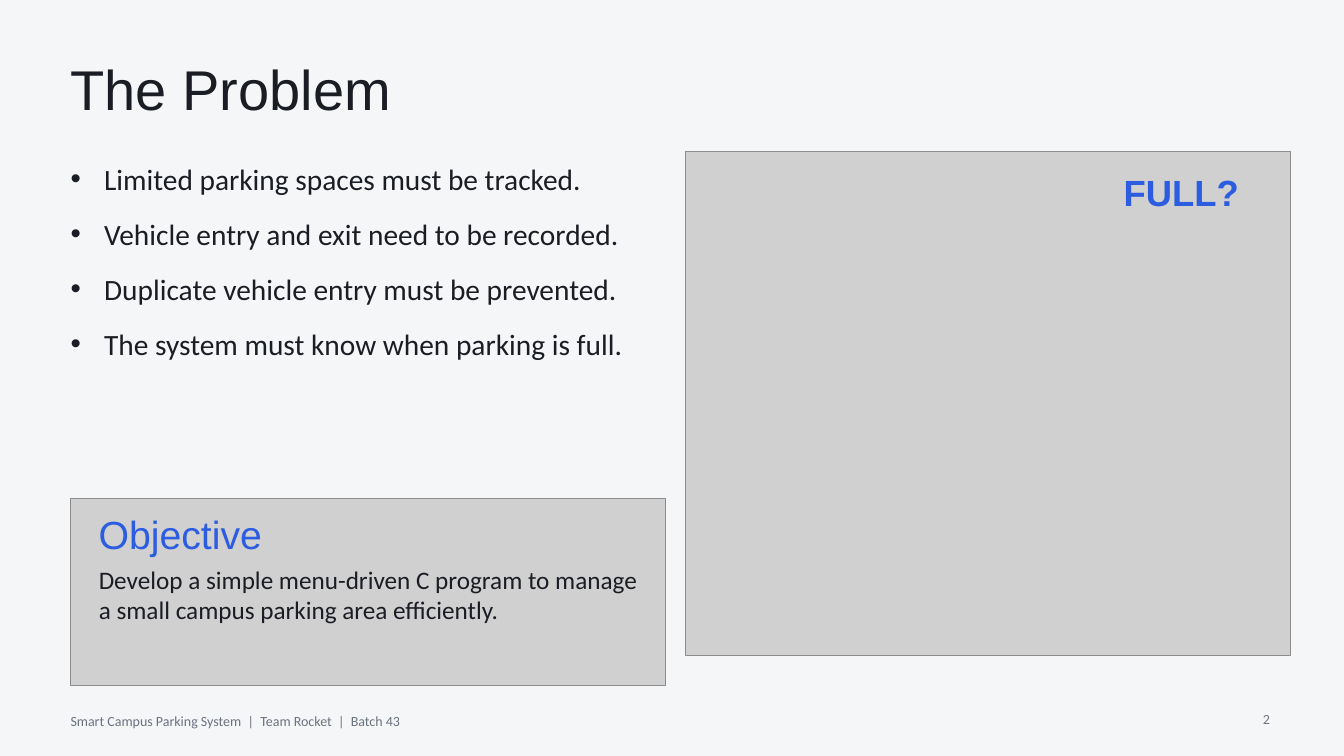
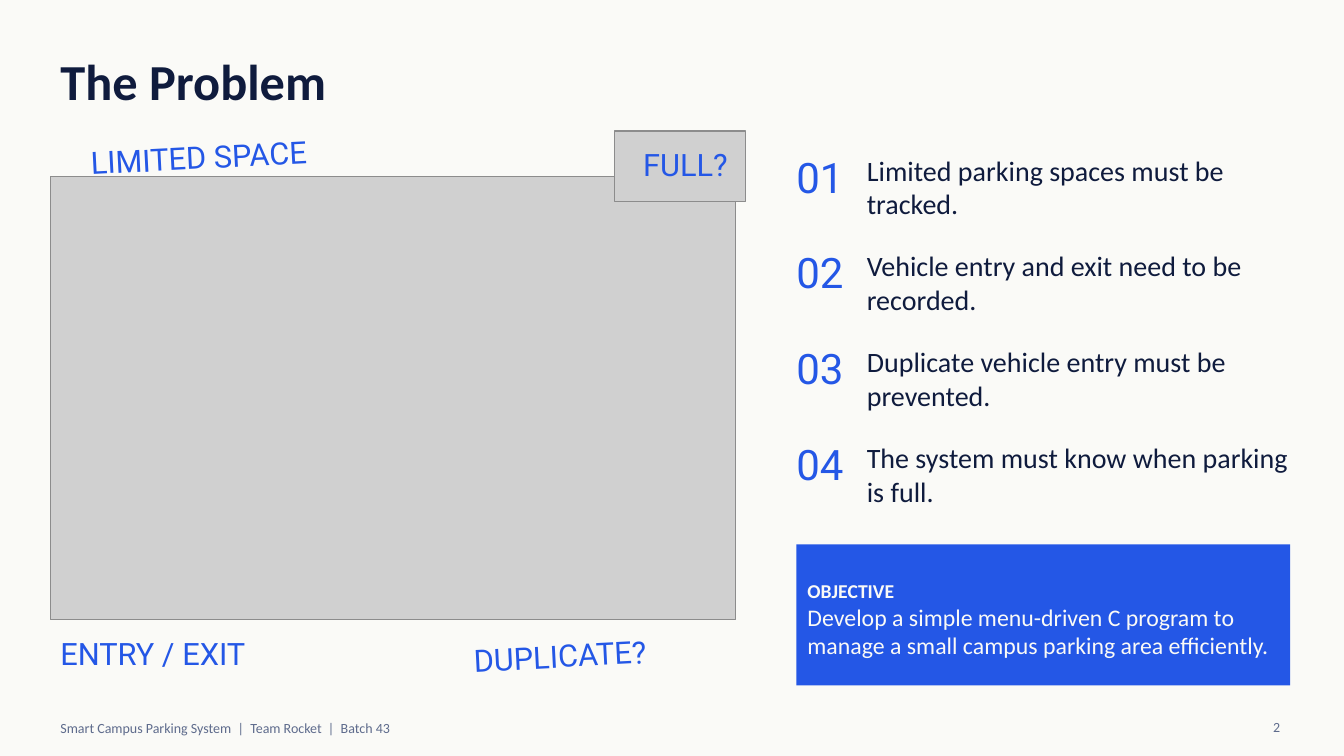
Before and after one commit to lakshyavedagarg-svg/Batch43_TeamRocket_SmartCampusParking, a slide deck: slide 2 of Presentation.pptx. Drawn at 1344x756 pixels with LibreOffice and Linux fonts; fonts in the diff are those of the drawing; grey boxes stand for pictures; background and template pictures are left out. Boxes give left, top, right and bottom in pixels: in the first picture for what was removed or moved away, otherwise in the second. Text is boxed around its words. In the diff, an @@ line names an element or a change of style, - is before the commit and + after.

```diff
--- a/Presentation.pptx
+++ b/Presentation.pptx
@@ background #F5F6F8 to #FAFAF7 @@
@@ title "The Problem": place and size @@
-title "The Problem" at [71, 69, 390, 111]
+title "The Problem" at [60, 64, 326, 101]
@@ title "The Problem" at [60, 64, 326, 101]: size 40 to 36 pt, font Arial to Calibri, text colour #1B1D24 to #0F1B3D, bold on @@
@@ text added at [91, 141, 307, 182], 22 pt, text #2457E6 @@
+LIMITED SPACE
@@ picture added at [615, 131, 746, 202] @@
@@ text "FULL?": place and size @@
-text "FULL?" at [1124, 180, 1239, 207]
+text "FULL?" at [643, 154, 728, 177]
@@ text "FULL?" at [643, 154, 728, 177]: size 26 to 22 pt, font Arial to Roboto, text colour #2C5CE0 to #2457E6, bold off; vertical alignment middle to top @@
@@ picture added at [50, 176, 736, 620] @@
@@ text removed at [104, 169, 622, 360] @@
-• Limited parking spaces must be tracked.
-• Vehicle entry and exit need to be recorded.
-• Duplicate vehicle entry must be prevented.
-• The system must know when parking is full.
@@ picture removed at [686, 151, 1291, 655] @@
@@ text added at [796, 162, 843, 194], 30 pt, text #2457E6 @@
+01
@@ text added at [867, 161, 1224, 215], 20 pt, text #0F1B3D @@
+Limited parking spaces must be tracked.
@@ text added at [796, 257, 843, 289], 30 pt, text #2457E6 @@
+02
@@ text added at [867, 256, 1242, 310], 20 pt, text #0F1B3D @@
+Vehicle entry and exit need to be recorded.
@@ text added at [796, 353, 843, 385], 30 pt, text #2457E6 @@
+03
@@ text added at [867, 352, 1226, 411], 20 pt, text #0F1B3D @@
+Duplicate vehicle entry must be prevented.
@@ text added at [796, 449, 843, 481], 30 pt, text #2457E6 @@
+04
@@ text added at [867, 448, 1288, 503], 20 pt, text #0F1B3D @@
+The system must know when parking is full.
@@ picture removed at [71, 499, 665, 686] @@
@@ text removed at [99, 520, 262, 557] @@
-Objective
@@ rectangle "OBJECTIVE": place and size @@
-rectangle "OBJECTIVE" at [99, 571, 637, 624]
+rectangle "OBJECTIVE" at [797, 544, 1291, 686]
@@ rectangle "OBJECTIVE" at [797, 544, 1291, 686]: vertical alignment top to middle; fill none to #2457E6 @@
@@ text in rectangle at [807, 585, 894, 598]: paragraph added @@
+OBJECTIVE
@@ text in rectangle at [807, 609, 1268, 658]: size 18 to 17 pt, text colour #1B1D24 to #FAFAF7 in "Develop a simple menu-driven C program to ..." @@
@@ text added at [60, 643, 245, 665], 22 pt, text #2457E6 @@
+ENTRY / EXIT
@@ text added at [474, 641, 647, 672], 22 pt, text #2457E6 @@
+DUPLICATE?
@@ text "Smart Campus Parking System | ..." at [60, 723, 390, 736]: text colour #6B7280 to #5E6B8C @@
@@ text "Smart Campus Parking System | ...": place and size @@
-text "Smart Campus Parking System | ..." at [71, 716, 400, 729]
+text "Smart Campus Parking System | ..." at [60, 723, 390, 736]
@@ page number: place and size @@
-page number at [1263, 715, 1270, 724]
+page number at [1273, 723, 1280, 732]
@@ page number at [1273, 723, 1280, 732]: text colour #6B7280 to #5E6B8C @@
```
Also in this commit, not shown: 2 other slides changed, 5 slides added, 5 slides removed, 9 other files.
